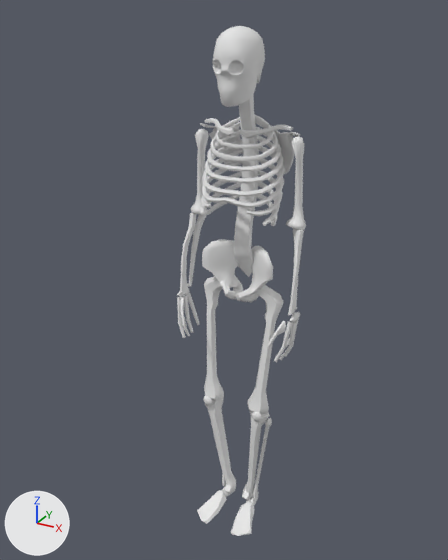
Renders of the FBX model Assets/ImportedMeshes/Skeleton.FBX from each side of a commit.
One viewpoint serves both versions: a 50 mm camera at (0.88, -1.567, 1.684) aimed at (0.011, 0.013, 0.894). The lights are fixed; the arrows at lower left show +X, +Y and +Z. Where no turn or scale is listed for an object, it has been applied to the vertices. Vertices at the same position are counted once.

Names of what the first picture shows: 'Body', 'Head'.
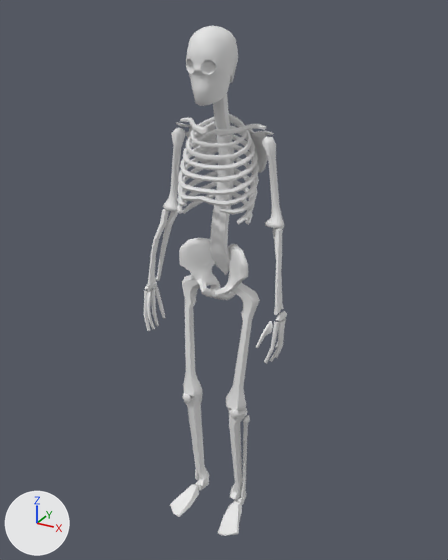
Patch to the scene script:
```diff
--- a/Assets/ImportedMeshes/Skeleton.FBX.py
+++ b/Assets/ImportedMeshes/Skeleton.FBX.py
@@ me_mesh @@
-me_mesh.from_pydata(...)  # 2637 vertices, 5106 faces; spans x -0.13..0.28, y -0.13..0.11, z 0.01..1.52
+me_mesh.from_pydata(...)  # 2637 vertices, 5106 faces; spans x -0.24..0.24, y -0.15..0.09, z 0.01..1.52
+# me_mesh part 2: the loose piece of 49 vertices spanning x -0.12..-0.06, y 0.01..0.07, z 1.09..1.35 is turned 5 degrees about the y axis through its middle, then moved by (-0.08, -0.02, 0.0)
+# me_mesh part 3: the loose piece of 20 vertices spanning x -0.13..-0.11, y -0.05..0.01, z 0.82..0.85 is moved by (-0.11, -0.02, 0.01)
+# me_mesh part 4: the loose piece of 20 vertices spanning x -0.11..-0.07, y -0.1..-0.05, z 0.76..0.83 is moved by (-0.12, -0.02, 0.0)
+# me_mesh part 5: the loose piece of 20 vertices spanning x -0.13..-0.08, y -0.08..-0.04, z 0.7..0.83 is moved by (-0.12, -0.02, 0.0)
+# me_mesh part 6: the loose piece of 20 vertices spanning x -0.13..-0.09, y -0.05..-0.02, z 0.69..0.83 is moved by (-0.12, -0.02, 0.01)
+# me_mesh part 7: the loose piece of 20 vertices spanning x -0.13..-0.09, y -0.02..0.0, z 0.69..0.82 is moved by (-0.12, -0.02, 0.01)
+# me_mesh part 8: the loose piece of 20 vertices spanning x -0.13..-0.08, y 0.0..0.02, z 0.71..0.82 is moved by (-0.12, -0.02, 0.0)
+# me_mesh part 9: the loose piece of 38 vertices spanning x -0.12..-0.07, y -0.01..0.06, z 0.85..1.1 is moved by (-0.1, -0.02, 0.0)
+# me_mesh part 10: the loose piece of 26 vertices spanning x -0.04..0.04, y -0.13..0.0, z 0.01..0.06 is moved by (-0.1, -0.02, 0.0)
+# me_mesh part 11: the loose piece of 38 vertices spanning x -0.06..0.01, y -0.01..0.04, z 0.05..0.44 is multiplied about its middle by the matrix ((0.985, -0.031, 0.09), (0.031, 0.99, 0.004), (-0.09, -0.001, 0.986)), then moved by (-0.09, -0.02, 0.0)
+# me_mesh part 12: the loose piece of 20 vertices spanning x -0.04..0.0, y -0.05..-0.03, z 0.44..0.48 is moved by (-0.07, -0.02, 0.0)
+# me_mesh part 13: the loose piece of 20 vertices spanning x 0.0..0.04, y 0.0..0.07, z 0.01..0.05 is moved by (-0.1, -0.02, 0.0)
+# me_mesh part 14: the loose piece of 38 vertices spanning x -0.12..-0.09, y -0.05..0.04, z 0.85..1.09 is moved by (-0.1, -0.02, 0.0)
+# me_mesh part 15: the loose piece of 38 vertices spanning x -0.07..0.06, y -0.02..0.06, z 1.35..1.39 is moved by (-0.07, -0.02, 0.0)
+# me_mesh part 16: the loose piece of 107 vertices spanning x -0.08..0.02, y 0.03..0.11, z 1.23..1.37 is moved by (-0.07, -0.02, 0.0)
+# me_mesh part 17: the loose piece of 214 vertices spanning x -0.05..0.19, y -0.04..0.07, z 0.83..1.03 is moved by (-0.07, -0.02, 0.0)
+# me_mesh part 18: the loose piece of 144 vertices spanning x -0.02..0.16, y -0.03..0.07, z 1.32..1.41 is moved by (-0.07, -0.02, 0.0)
+# me_mesh part 19: the loose piece of 144 vertices spanning x -0.03..0.17, y -0.04..0.08, z 1.29..1.39 is moved by (-0.07, -0.02, 0.0)
+# me_mesh part 20: the loose piece of 144 vertices spanning x -0.04..0.18, y -0.06..0.1, z 1.26..1.37 is moved by (-0.07, -0.02, 0.0)
+# me_mesh part 21: the loose piece of 144 vertices spanning x -0.05..0.19, y -0.07..0.11, z 1.24..1.34 is moved by (-0.07, -0.02, 0.0)
+# me_mesh part 22: the loose piece of 144 vertices spanning x -0.05..0.19, y -0.08..0.11, z 1.2..1.31 is moved by (-0.07, -0.02, 0.0)
+# me_mesh part 23: the loose piece of 144 vertices spanning x -0.05..0.19, y -0.08..0.11, z 1.17..1.28 is moved by (-0.07, -0.02, 0.0)
+# me_mesh part 24: the loose piece of 128 vertices spanning x -0.05..0.19, y -0.07..0.11, z 1.15..1.24 is moved by (-0.07, -0.02, 0.0)
+# me_mesh part 25: the loose piece of 104 vertices spanning x -0.05..0.19, y -0.05..0.1, z 1.12..1.21 is moved by (-0.07, -0.02, 0.0)
+# me_mesh part 26: 833 of 2637 vertices moved; they spanned x -0.07..0.28, y -0.13..0.11, z 0.01..1.52 and now span x -0.14..0.24, y -0.15..0.09, z 0.01..1.52; mean shift (-0.06, -0.02, 0.0); largest move (0.03, 0.05, 0.06) -> (-0.08, 0.03, 0.06)
@@ me_mesh_001 @@
 me_mesh_001.from_pydata(...)  # 256 vertices, 508 faces; spans x 0.005..0.136, y -0.096..0.072, z 1.441..1.64
+# me_mesh_001 part 1: the whole mesh is moved by (-0.071, -0.019, 0.0)
```

What differs and where, as boxes (x1, y1, x2, y2) in the pictures (448 x 560 px; the box of a moved part takes in the faces that stretch with it):
'Body', reshaped (11% wider): before (177, 96, 306, 536); after (144, 94, 287, 536)
'Head', mesh moved: before (212, 26, 265, 107); after (186, 25, 238, 106)
part 2 of me_mesh, moved or reshaped: before (191, 129, 209, 214); after (163, 128, 185, 211)
part 3 of me_mesh, moved or reshaped: before (177, 288, 190, 296); after (144, 282, 157, 290)
part 4 of me_mesh, moved or reshaped: before (179, 298, 186, 326); after (146, 292, 152, 319)
part 5 of me_mesh, moved or reshaped: before (177, 297, 186, 338); after (144, 290, 150, 331)
part 6 of me_mesh, moved or reshaped: before (179, 296, 190, 336); after (148, 290, 155, 329)
part 7 of me_mesh, moved or reshaped: before (184, 295, 193, 333); after (151, 289, 159, 326)
part 8 of me_mesh, moved or reshaped: before (186, 293, 200, 325); after (154, 286, 166, 319)
part 9 of me_mesh, moved or reshaped: before (188, 214, 206, 287); after (156, 211, 178, 281)
part 10 of me_mesh, moved or reshaped: before (197, 490, 227, 524); after (170, 484, 199, 517)
part 11 of me_mesh, moved or reshaped: before (205, 404, 226, 486); after (184, 402, 199, 480)
part 12 of me_mesh, moved or reshaped: before (203, 396, 213, 406); after (182, 393, 192, 404)
part 13 of me_mesh, moved or reshaped: before (221, 485, 235, 497); after (195, 480, 209, 491)
part 14 of me_mesh, moved or reshaped: before (180, 213, 197, 291); after (148, 209, 169, 285)
part 15 of me_mesh, moved or reshaped: before (204, 118, 234, 136); after (180, 117, 208, 135)
part 16 of me_mesh, moved or reshaped: before (200, 123, 240, 165); after (176, 122, 216, 164)
part 17 of me_mesh, moved or reshaped: before (202, 239, 273, 302); after (179, 237, 248, 300)
part 18 of me_mesh, moved or reshaped: before (215, 114, 273, 149); after (190, 114, 247, 147)
part 19 of me_mesh, moved or reshaped: before (210, 119, 278, 161); after (186, 118, 252, 160)
part 20 of me_mesh, moved or reshaped: before (207, 127, 281, 172); after (183, 126, 255, 170)
part 21 of me_mesh, moved or reshaped: before (205, 136, 283, 184); after (180, 135, 258, 182)
part 22 of me_mesh, moved or reshaped: before (202, 146, 285, 197); after (178, 145, 259, 195)
part 23 of me_mesh, moved or reshaped: before (202, 159, 284, 208); after (177, 157, 259, 206)
part 24 of me_mesh, moved or reshaped: before (201, 170, 283, 216); after (177, 169, 258, 215)
